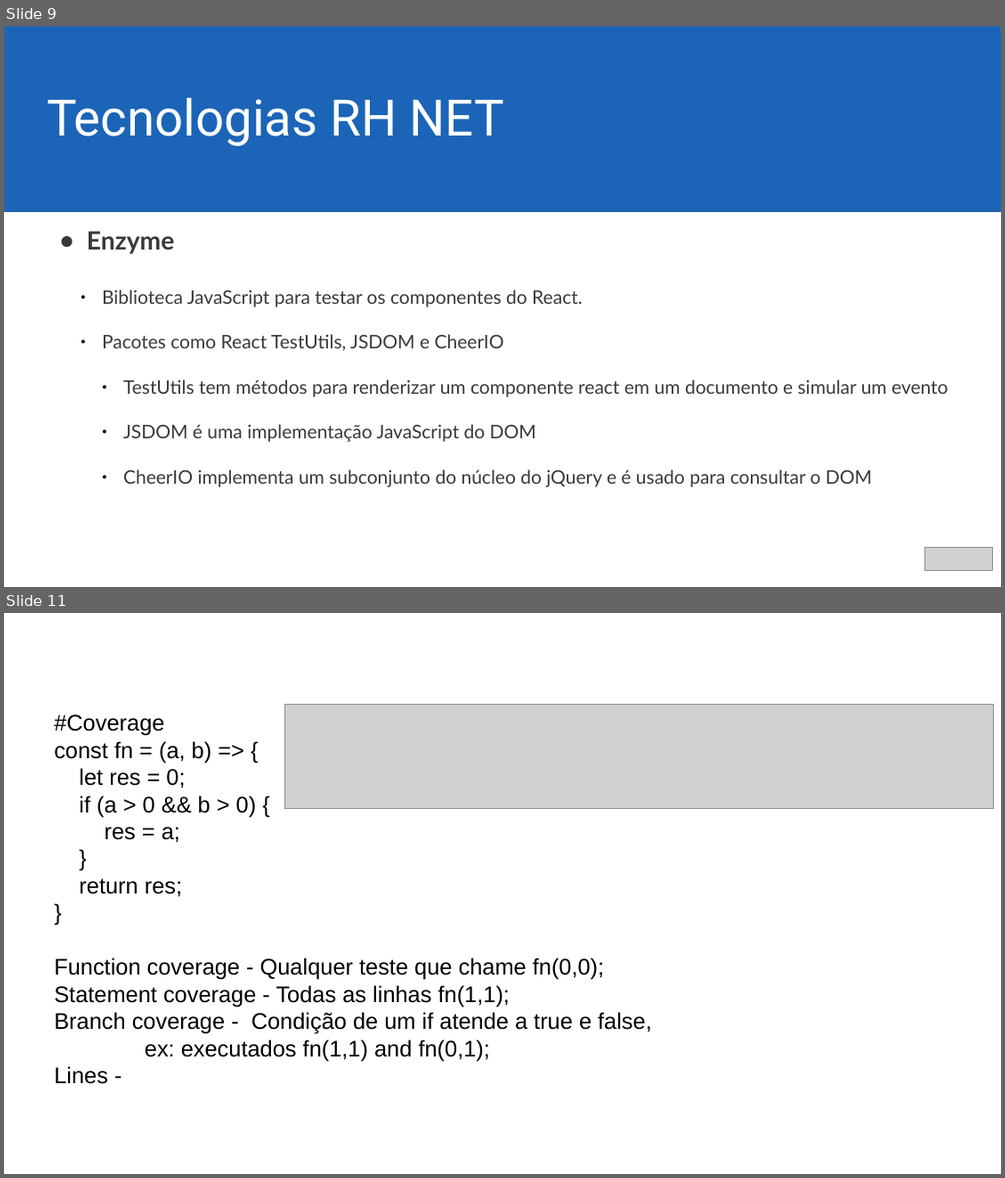
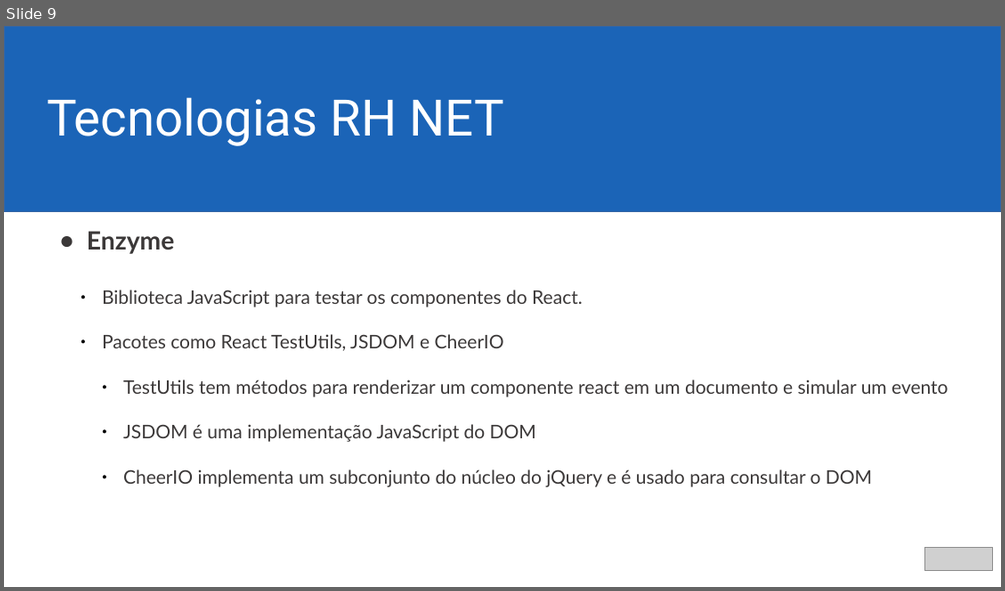
Before and after one commit to ericjrsilva/meetup-react-tests, a slide deck: apresentacao.odp. Shown one above the other, each under a label of ours: slides 9 and 11 before the commit, slide 9 after it; the slides between them are not shown. The pictures are 1005x1178 and 1005x591 pixels, drawn with LibreOffice and Linux fonts; fonts in the diff are those of the drawing; grey boxes stand for pictures; background and template pictures are left out. Boxes give left, top, right and bottom in pixels: in the first picture for what was removed or moved away, otherwise in the second. Text is boxed around its words. In the diff, an @@ line names an element or a change of style, - is before the commit and + after.

```diff
--- a/apresentacao.odp
+++ b/apresentacao.odp
@@ slide 11 removed at (x1=4, y1=613, x2=1001, y2=1174), background #FFFFFF @@
@@ text removed at (x1=54, y1=714, x2=652, y2=1061) @@
-#Coverage
-const fn = (a, b) => {
-let res = 0;
-if (a > 0 && b > 0) {
-res = a;
-}
-return res;
-}
-Function coverage - Qualquer teste que chame fn(0,0);
-Statement coverage - Todas as linhas fn(1,1);
-Branch coverage - Condição de um if atende a true e false,
-ex: executados fn(1,1) and fn(0,1);
-Lines -
@@ picture removed at (x1=284, y1=705, x2=994, y2=810) @@
```
Also in this commit, not shown: 1 slide changed, 1 slide added, 1 other slide removed.
